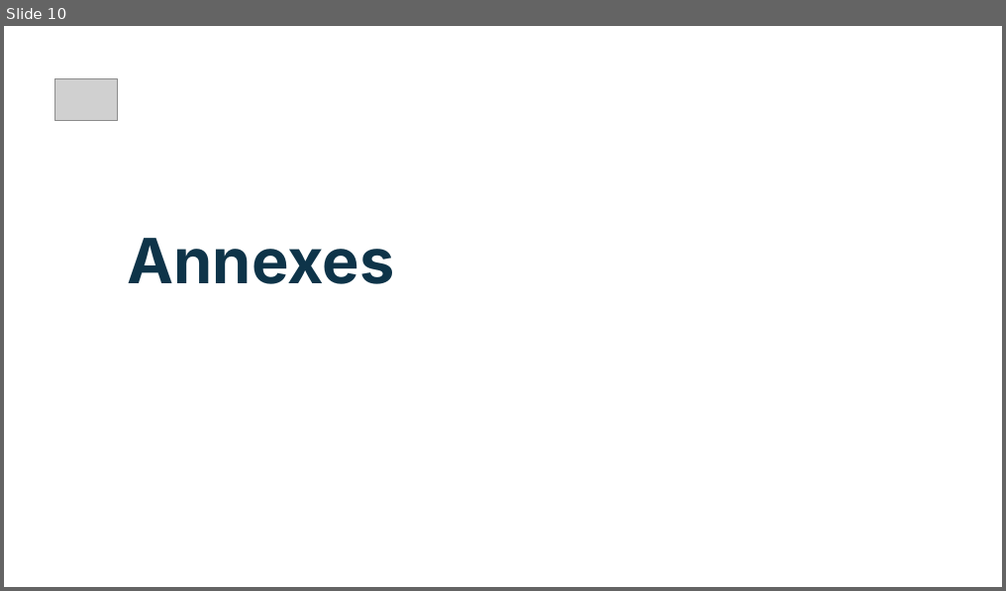
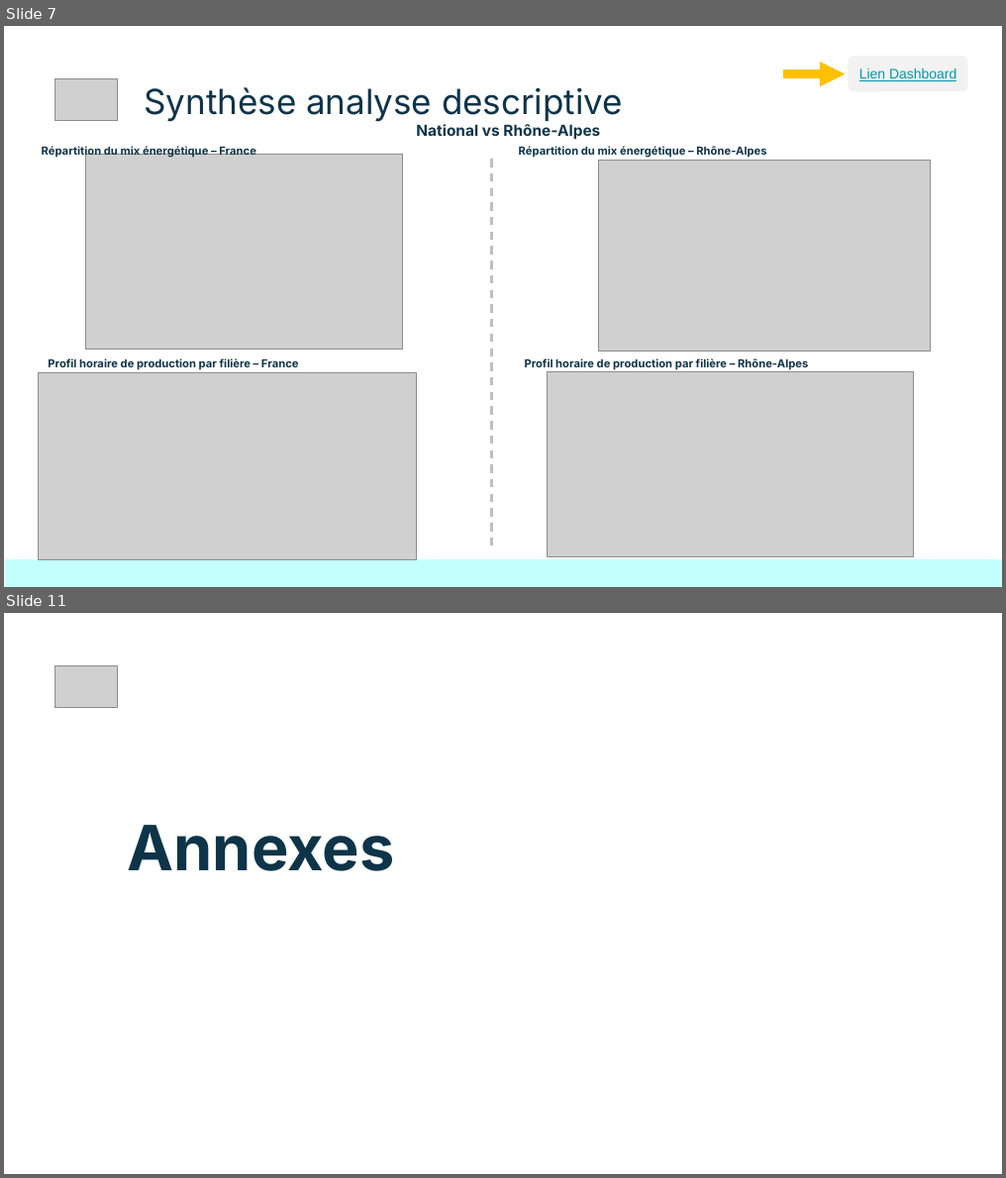
Before and after one commit to Sheikoh/REnergies_efficiency_prediction, a slide deck: presentation/dsfs_ft_35_Projet_REnergies_efficiency_prediction.pptx. Shown one above the other, each under a label of ours: slide 10 before the commit, slides 7 and 11 after it; the slides between them are not shown. The pictures are 1006x591 and 1006x1178 pixels, drawn with LibreOffice and Linux fonts; fonts in the diff are those of the drawing; grey boxes stand for pictures. Boxes give left, top, right and bottom in pixels: in the first picture for what was removed or moved away, otherwise in the second. Text is boxed around its words. In the diff, an @@ line names an element or a change of style, - is before the commit and + after.

```diff
--- a/presentation/dsfs_ft_35_Projet_REnergies_efficiency_prediction.pptx
+++ b/presentation/dsfs_ft_35_Projet_REnergies_efficiency_prediction.pptx
@@ slide 7 added at (4,26,1002,587), background #FFFFFF @@
@@ picture added at (54,78,118,121) @@
@@ arrow added from (782, 74) to (846, 74), #FFC000 6 pt @@
@@ rounded rectangle added at (848,56,968,92), fill #F2F2F2 @@
@@ text added at (859,69,956,81), 10 pt, text #0097A7, underline @@
+Lien Dashboard
@@ title added at (145,87,623,122), 25 pt, text #0E3449 @@
+Synthèse analyse descriptive
@@ text added at (416,124,600,139), 11 pt, text #0E3449, bold @@
+National vs Rhône-Alpes
@@ text added at (42,146,256,159), 8 pt, text #0E3449, bold @@
+Répartition du mix énergétique – France
@@ picture added at (86,154,402,350) @@
@@ line added from (492, 159) to (492, 552), #BFBFBF 1.5 pt dashed @@
@@ text added at (519,146,766,158), 8 pt, text #0E3449, bold @@
+Répartition du mix énergétique – Rhône-Alpes
@@ picture added at (598,161,930,352) @@
@@ picture added at (38,373,416,560) @@
@@ text added at (48,359,299,371), 8 pt, text #0E3449, bold @@
+Profil horaire de production par filière – France
@@ text added at (525,359,808,371), 8 pt, text #0E3449, bold @@
+Profil horaire de production par filière – Rhône-Alpes
@@ picture added at (547,372,913,557) @@
@@ rectangle added at (5,560,1002,586), fill #C3FFFC @@
@@ what was slide 10 is now slide 11 @@
```
Also in this commit, not shown: 9 slides changed, 2 other slides added, 2 slides removed, 2 other files.
